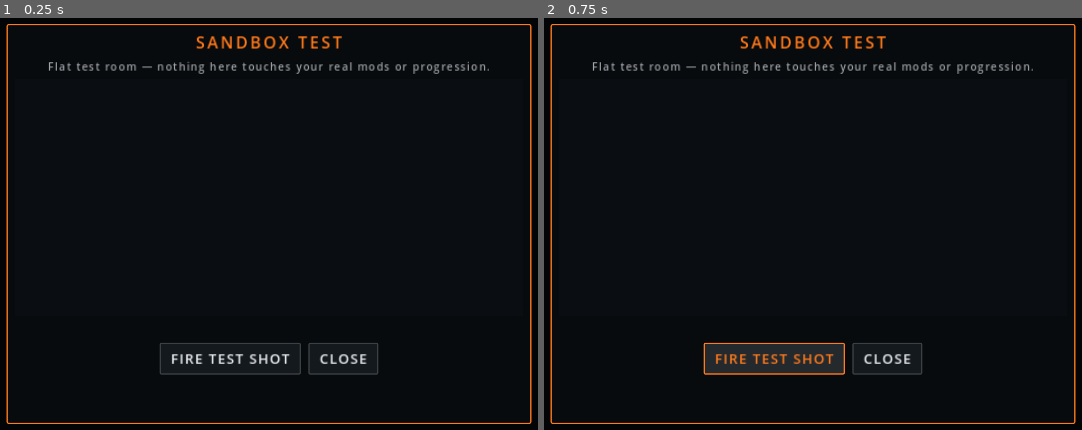
Above: before the commit, frames 1-2 (left to right).
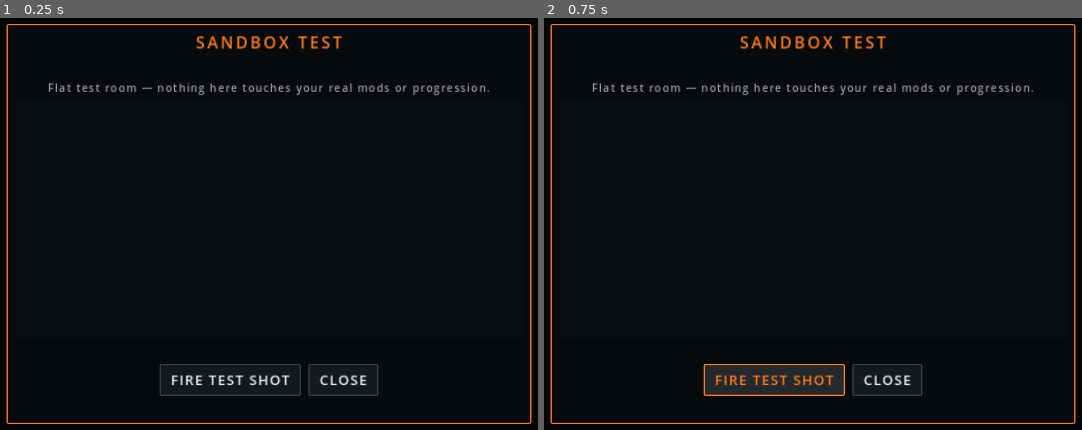
Above: after the commit, the same moments.

Repository: vatherty/FORGEFALL
Game: Godot game, scene res://scenes/ui/sandbox_test_room.tscn
The game is run twice, just before and just after one commit, with the same random seed, the same clock (stepped at 60 frames per second) and the same inputs. This scene is started directly instead of the project's main scene.
Inputs:
- Up to frame 1 (0.25 s): no input
- Up to frame 2 (0.75 s): click "FIRE TEST SHOT" at 0.5 s

The runs differ from the first frame. In frame 1, 3.0% of the frame differs, in the area x 9-91%, y 10-92%; in frame 2, 4.9%.

Commit message:
Sync v0.5.2 source: scripts/ui/sandbox_test_room.gd

Diff:
--- a/scripts/ui/sandbox_test_room.gd
+++ b/scripts/ui/sandbox_test_room.gd
@@ -39,6 +39,8 @@
 var _room_root: Node3D
 var _dummies: Array = []
 var _projectile: Node3D
+var _weapon_visual: Node3D
+var _candidate_label: Label
 var _result_label: Label
 var _fire_button: Button
 var _animating := false
@@ -145,6 +147,13 @@
 	head.text = "SANDBOX TEST"
 	head.horizontal_alignment = HORIZONTAL_ALIGNMENT_CENTER
 	vb.add_child(head)
+	_candidate_label = Label.new()
+	_candidate_label.name = "SandboxCandidate"
+	_candidate_label.text = ""
+	_candidate_label.autowrap_mode = TextServer.AUTOWRAP_WORD_SMART
+	StencilStyle.apply_body(_candidate_label, 18, StencilStyle.TEXT, 2)
+	_candidate_label.horizontal_alignment = HORIZONTAL_ALIGNMENT_CENTER
+	vb.add_child(_candidate_label)
 	var hint := Label.new()
 	hint.name = "SandboxHint"
 	hint.text = "Flat test room — nothing here touches your real mods or progression."
@@ -198,14 +207,21 @@
 	row.add_child(close)
 
 
-## Opens the sandbox for a candidate + its generated asset.
-## `behavior` is the creator menu's {"projectile", "explodes_on_impact"}.
-func open(candidate: Dictionary, asset: Dictionary, behavior: Dictionary) -> void:
+## Opens the sandbox for a candidate + its assets.
+## `asset` is the PROJECTILE asset (what flies at the dummy);
+## `weapon_asset` (optional) is the candidate's weapon visual, shown
+## static at the shooter so the test shows BOTH the weapon and what it
+## fires. `behavior` is the creator menu's {"projectile",
+## "explodes_on_impact"}. Existing 3-arg callers keep working.
+func open(candidate: Dictionary, asset: Dictionary, behavior: Dictionary, weapon_asset: Dictionary = {}) -> void:
 	_candidate = candidate
 	_asset = asset
 	_behavior = behavior
 	_result = {}
 	_animating = false
+	_weapon_visual = null
+	if _candidate_label != null:
+		_candidate_label.text = str(candidate.get("name", ""))
 	if _viewport == null:
 		return
 	for child in _viewport.get_children():
@@ -219,12 +235,27 @@
 	_projectile = VoxelAssetGenerator.build_node_for_asset(asset)
 	_projectile.position = SHOOTER_POS
 	_room_root.add_child(_projectile)
+	if not weapon_asset.is_empty():
+		_weapon_visual = VoxelAssetGenerator.build_node_for_asset(weapon_asset)
+		_weapon_visual.position = SHOOTER_POS + Vector3(0.9, 0.3, 0.4)
+		_weapon_visual.scale = Vector3.ONE * 0.5
+		_room_root.add_child(_weapon_visual)
 	_projectile_pos = SHOOTER_POS
 	_target_pos = DUMMY0_POS
 	if _result_label != null:
 		_result_label.text = "Ready — tap FIRE TEST SHOT."
 	if _fire_button != null:
 		_fire_button.disabled = false
+
+
+## The flying projectile node (null before open / when headless).
+func get_projectile() -> Node3D:
+	return _projectile
+
+
+## The static weapon-visual node (null when no weapon asset passed).
+func get_weapon_visual() -> Node3D:
+	return _weapon_visual
 
 
 func get_last_result() -> Dictionary:
